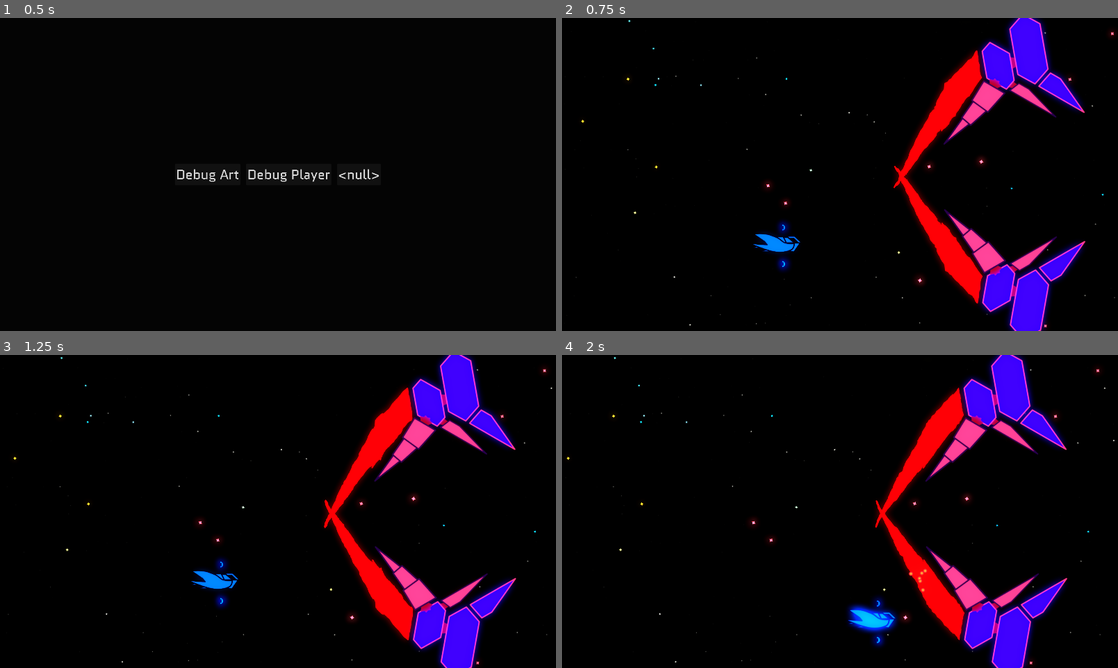
Above: before the commit, frames 1-4 (two rows, left to right).
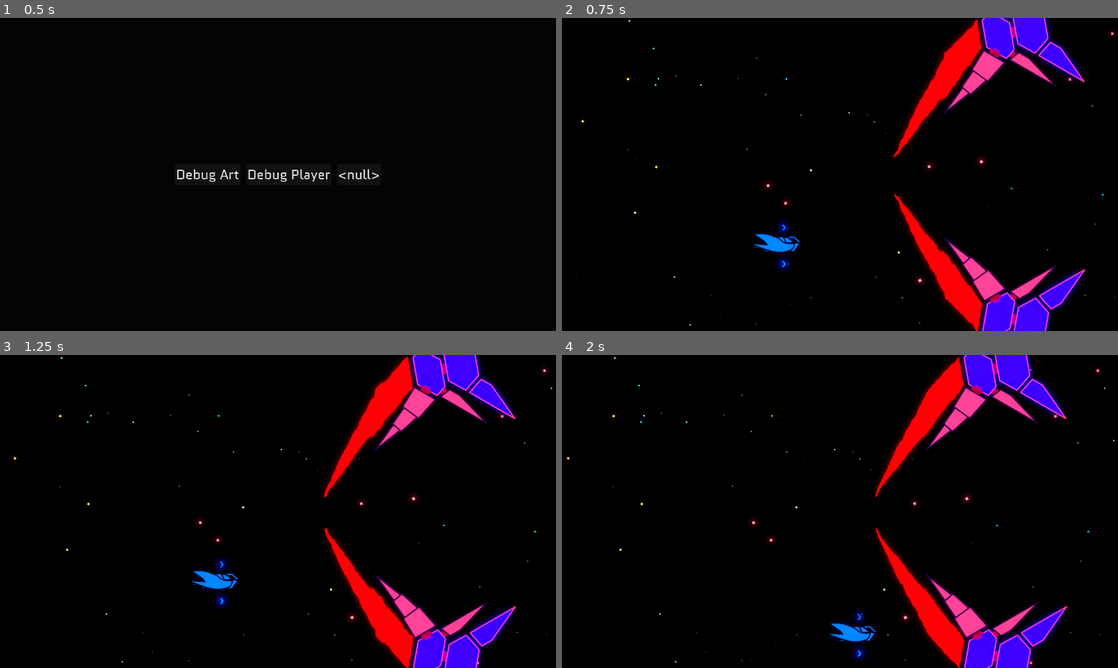
Above: after the commit, the same moments.

Repository: Zemiro-dev/StarfighterGemini
Game: Godot game, scene res://world/world_viewport_container.tscn
The game is run twice, just before and just after one commit, with the same random seed, the same clock (stepped at 60 frames per second) and the same inputs. Sound files missing from this copy of the repository are replaced by a short silence.
Inputs:
- Up to frame 1 (0.5 s): no input
- Up to frame 2 (0.75 s): click "Debug Art" at 0.5 s
- Up to frame 3 (1.25 s): no input
- Up to frame 4 (2 s): hold D (right) from 1.28 s (still down); hold Shift (dash) from 1.28 s (still down)

Frame 1 is identical in both runs. In frame 2, 14% of the frame differs, in the area x 59-95%, y 0-100%; in frame 3, 14%; in frame 4, 15%, in the area x 48-91%, y 0-100%.

Commit message:
Adding crackler and connecting to scales

Diff:
--- a/game/actors/cannons/cannon_stats.gd
+++ b/game/actors/cannons/cannon_stats.gd
@@ -2,5 +2,5 @@
 class_name CannonStats
 
 @export var burst_size: int = 1
-@export var burst_inner_delay: float = .2
-@export var burst_between_delay: float = .2
+@export var burst_inner_delay: float = .3
+@export var burst_between_delay: float = .3
--- a/game/actors/damage/damagable.gd
+++ b/game/actors/damage/damagable.gd
@@ -30,7 +30,7 @@
 	_update_timers(delta)
 
 
-func _update_timers(delta: float) -> void:
+func _update_timers(_delta: float) -> void:
 	pass
 
 
--- a/game/actors/enemies/asteroid_beast/atoms/fin_b.tscn
+++ b/game/actors/enemies/asteroid_beast/atoms/fin_b.tscn
@@ -20,9 +20,9 @@
 [node name="FinB" instance=ExtResource("1_bp27v")]
 material = SubResource("ShaderMaterial_gx2yn")
 
-[node name="Sprite2D" parent="." index="1"]
+[node name="CollisionPolygon2D" parent="EnemyScaleBody" index="0"]
+polygon = PackedVector2Array(-145, -29, 32, -29, 21, 29, -19, 30)
+
+[node name="Sprite2D" parent="." index="2"]
 position = Vector2(-57, 0)
 texture = ExtResource("2_lrrvd")
-
-[node name="CollisionPolygon2D" parent="EnemyScaleBody" index="0"]
-polygon = PackedVector2Array(-145, -29, 32, -29, 21, 29, -19, 30)
--- a/game/actors/enemies/enemy_scale.tscn
+++ b/game/actors/enemies/enemy_scale.tscn
@@ -6,6 +6,7 @@
 [ext_resource type="Material" uid="uid://lp2g72a775sk" path="res://actors/enemies/resources/asteroid_beast_armored_shader_material.tres" id="4_m0s23"]
 [ext_resource type="Script" uid="uid://dpevg1011dnmh" path="res://actors/enemies/enemy_scale_damaged_tween.gd" id="5_fk8q5"]
 [ext_resource type="PackedScene" uid="uid://hq80lbiqvb7q" path="res://actors/enemies/enemy_explosion_a.tscn" id="6_6nuo4"]
+[ext_resource type="PackedScene" uid="uid://dxvgstibbarik" path="res://audio/death_explosion_crackle_player.tscn" id="7_g0rfe"]
 
 [sub_resource type="Resource" id="Resource_6nuo4"]
 script = ExtResource("3_fk8q5")
@@ -24,6 +25,18 @@
 "transitions": PackedFloat32Array(1),
 "update": 0,
 "values": [Color(1, 1, 1, 1)]
+}
+tracks/1/type = "value"
+tracks/1/imported = false
+tracks/1/enabled = true
+tracks/1/path = NodePath("DeathExplosionCracklePlayer:crackling")
+tracks/1/interp = 1
+tracks/1/loop_wrap = true
+tracks/1/keys = {
+"times": PackedFloat32Array(0),
+"transitions": PackedFloat32Array(1),
+"update": 1,
+"values": [false]
 }
 
 [sub_resource type="Animation" id="Animation_fk8q5"]
@@ -57,6 +70,18 @@
 "args": [false],
 "method": &"exploding"
 }]
+}
+tracks/2/type = "value"
+tracks/2/imported = false
+tracks/2/enabled = true
+tracks/2/path = NodePath("DeathExplosionCracklePlayer:crackling")
+tracks/2/interp = 1
+tracks/2/loop_wrap = true
+tracks/2/keys = {
+"times": PackedFloat32Array(0),
+"transitions": PackedFloat32Array(1),
+"update": 1,
+"values": [true]
 }
 
 [sub_resource type="AnimationLibrary" id="AnimationLibrary_g0rfe"]
@@ -101,3 +126,10 @@
 
 [node name="RemoteTransform2D2" type="RemoteTransform2D" parent="."]
 remote_path = NodePath("../EnemyExplosionA")
+
+[node name="DeathExplosionCracklePlayer" parent="." instance=ExtResource("7_g0rfe")]
+volume_db = -24.0
+crackle_time = 0.6
+channel_count = 10
+cooldown = 0.05
+cooldown_max_delta = 0.05
--- a/game/actors/player/player.tscn
+++ b/game/actors/player/player.tscn
@@ -211,25 +211,25 @@
 
 [node name="FireAudioStreamPlayer" type="AudioStreamPlayer" parent="SoundsManager/FirePlayers"]
 stream = ExtResource("20_otn2r")
-volume_db = -24.0
+volume_db = -28.0
 script = ExtResource("19_dqf5y")
 metadata/_custom_type_script = "uid://d31qlkkek2lr"
 
 [node name="FireAudioStreamPlayer2" type="AudioStreamPlayer" parent="SoundsManager/FirePlayers"]
 stream = ExtResource("20_otn2r")
-volume_db = -24.0
+volume_db = -28.0
 script = ExtResource("19_dqf5y")
 metadata/_custom_type_script = "uid://d31qlkkek2lr"
 
 [node name="FireAudioStreamPlayer3" type="AudioStreamPlayer" parent="SoundsManager/FirePlayers"]
 stream = ExtResource("20_otn2r")
-volume_db = -24.0
+volume_db = -28.0
 script = ExtResource("19_dqf5y")
 metadata/_custom_type_script = "uid://d31qlkkek2lr"
 
 [node name="FireAudioStreamPlayer4" type="AudioStreamPlayer" parent="SoundsManager/FirePlayers"]
 stream = ExtResource("20_otn2r")
-volume_db = -24.0
+volume_db = -28.0
 script = ExtResource("19_dqf5y")
 metadata/_custom_type_script = "uid://d31qlkkek2lr"
 
--- /dev/null
+++ b/game/audio/crackle_audio_stream_player.gd
@@ -0,0 +1,132 @@
+extends ExtendedAudioStreamPlayer
+class_name CrackleAudioStreamPlayer
+
+@export var crackling: bool = false : set = _set_crackling
+@export_range(0., 100., .01, "or_greater") var crackle_time: float = 5.0
+@export var channel_count: int = 1 : set = _set_channel_count
+## How much of the stream length should odd channels be offset
+@export_range(0., 1.0, .05) var odd_channel_offset: float = .5
+##
+@export_range(0., 10.0, .01, "or_greater") var cooldown: float = 1.0
+@export_range(0., 10.0, .01, "or_greater") var cooldown_max_delta: float = 1.0
+
+var audio_players: Array[ExtendedAudioStreamPlayer] = []
+var cooldowns: Array[float]
+var remaining_crackle_time: float = 0.0
+
+## Playing the first sound plays it instantly
+## odd channels will have a random delay applied
+## even channels will have the even channel offset
+## plus variance
+
+
+func _ready() -> void:
+	_reset_channels()
+
+
+func _physics_process(delta: float) -> void:
+	_update_timers(delta)
+	if remaining_crackle_time <= 0.0 and crackling:
+		crackling = false
+	for i in range(cooldowns.size()):
+		if cooldowns[i] <= 0. and crackling:
+			play_channel(i)
+
+
+func _update_timers(delta: float) -> void:
+	if remaining_crackle_time > 0.0:
+		remaining_crackle_time -= delta
+	for i in range(cooldowns.size()):
+		if audio_players.size() > i:
+			var audio_player := audio_players[i]
+			if !audio_player.playing and cooldowns[i] > 0.:
+				cooldowns[i] -= delta
+
+
+func start_crackling() -> void:
+	crackling = true
+
+
+func _start_crackling() -> void:
+	stop_all_channels()
+	cooldowns = []
+	play_channel(0)
+	for i in range(channel_count):
+		if i % 2 == 0:
+			cooldowns.append(_get_new_cooldown())
+		else:
+			cooldowns.append(_get_new_offset())
+	remaining_crackle_time = crackle_time
+
+
+func stop_crackling() -> void:
+	crackling = false
+
+
+func _stop_crackling() -> void:
+	remaining_crackle_time = 0.0
+	cooldowns = []
+
+
+func play_channel(i: int) -> bool:
+	if i < 0: return false
+	var audio_player := audio_players[i] if audio_players.size() > i else null
+	if audio_player == null or !audio_player is AudioStreamPlayer:
+		return false
+	if audio_player is ExtendedAudioStreamPlayer:
+		audio_player.play_at_random_pitch()
+	elif audio_player is AudioStreamPlayer:
+		audio_player.play()
+	if cooldowns.size() > i:
+		cooldowns[i] = _get_new_cooldown()
+	return true
+
+
+func stop_all_channels() -> void:
+	for audio_player in audio_players:
+		if audio_player.playing:
+			audio_player.stop()
+
+
+func _get_new_cooldown() -> float:
+	return cooldown + randf_range(-cooldown_max_delta, cooldown_max_delta)
+
+
+func _get_new_offset() -> float:
+	return (stream.get_length() * odd_channel_offset) + randf_range(-cooldown_max_delta, cooldown_max_delta)
+
+
+func _reset_channels() -> void:
+	if playing:
+		stop()
+	for child in get_children():
+		if child is AudioStreamPlayer:
+			if child.playing:
+				child.stop()
+		child.queue_free()
+	audio_players = [self]
+	for i in range(channel_count - 1):
+		var new_channel := make_channel()
+		add_child(new_channel)
+		audio_players.append(new_channel)
+
+
+func make_channel() -> ExtendedAudioStreamPlayer:
+	var new_channel := ExtendedAudioStreamPlayer.new()
+	new_channel.stream = stream
+	new_channel.volume_db = volume_db
+	new_channel.pitch_jitter = pitch_jitter
+	return new_channel
+
+
+func _set_crackling(value: bool) -> void:
+	if !crackling and value:
+		_start_crackling()
+	if crackling and !value:
+		_stop_crackling()
+	crackling = value
+
+
+func _set_channel_count(value: int) -> void:
+	_reset_channels()
+	channel_count = value
--- /dev/null
+++ b/game/audio/death_explosion_crackle_player.tscn
@@ -0,0 +1,13 @@
+[gd_scene load_steps=3 format=3 uid="uid://dxvgstibbarik"]
+
+[ext_resource type="AudioStream" uid="uid://b1xbno2bk38xp" path="res://assets/sounds/effects/death_explosion.wav" id="1_4npnp"]
+[ext_resource type="Script" uid="uid://fnd7qydq0ex6" path="res://audio/crackle_audio_stream_player.gd" id="2_mt5l5"]
+
+[node name="DeathExplosionCracklePlayer" type="AudioStreamPlayer"]
+stream = ExtResource("1_4npnp")
+script = ExtResource("2_mt5l5")
+crackle_time = 0.2
+channel_count = 5
+cooldown = 0.1
+cooldown_max_delta = 0.1
+pitch_jitter = 0.1
--- a/game/audio/extended_audio_stream_player.gd
+++ b/game/audio/extended_audio_stream_player.gd
@@ -47,3 +47,7 @@
 	_fade_tween.tween_property(self, "volume_db", min_volumn_db, remaining_fade_time)
 	_fade_tween.finished.connect(func(): stop())
 	_fade_tween.finished.connect(func(): fade_direction = 0)
+
+
+static func make_duplicate(original: ExtendedAudioStreamPlayer) -> ExtendedAudioStreamPlayer:
+	return original.duplicate()
--- a/game/autoloads/game_actor.gd
+++ b/game/autoloads/game_actor.gd
@@ -19,7 +19,7 @@
 
 
 func _get_actor_property(o: Object, prop_name: String) -> Variant:
-	if o == null: null
+	if o == null: return null
 	var property = o.get(prop_name)
 	if o is Node and property == null:
 		var parent = o.get_parent()
--- a/game/world/debug/world_debug.tscn
+++ b/game/world/debug/world_debug.tscn
@@ -1259,12 +1259,12 @@
 rotation = -3.14159
 
 [node name="TalonArm" parent="Stage/Actors/AsteroidBeast" instance=ExtResource("54_h8r0t")]
-position = Vector2(557, 392)
+position = Vector2(557, 489)
 rotation = -0.523598
 pivot_scale = Vector2(-1, 1)
 
 [node name="TalonArm2" parent="Stage/Actors/AsteroidBeast" instance=ExtResource("54_h8r0t")]
-position = Vector2(555, -375)
+position = Vector2(555, -481)
 rotation = 0.523598
 pivot_scale = Vector2(-1, -1)
 
@@ -1309,7 +1309,7 @@
 offset_right = 1889.0
 offset_bottom = 115.0
 theme_override_font_sizes/font_size = 64
-text = "FPS: 145.0"
+text = "FPS: 135.0"
 script = ExtResource("30_tj5ml")
 
 [node name="WorldEnvironment" parent="." instance=ExtResource("64_otf24")]
Not shown: 1 places in game/actors/enemies/enemy_scale.tscn that only renumber resources
Not shown, added: game/assets/sounds/effects/death_explosion.wav.import
Not shown, added: game/audio/crackle_audio_stream_player.gd.uid
Not shown, changed: game/assets/sounds/collisions/metal_collision.wav
Not shown, added: game/assets/sounds/effects/death_explosion.wav
